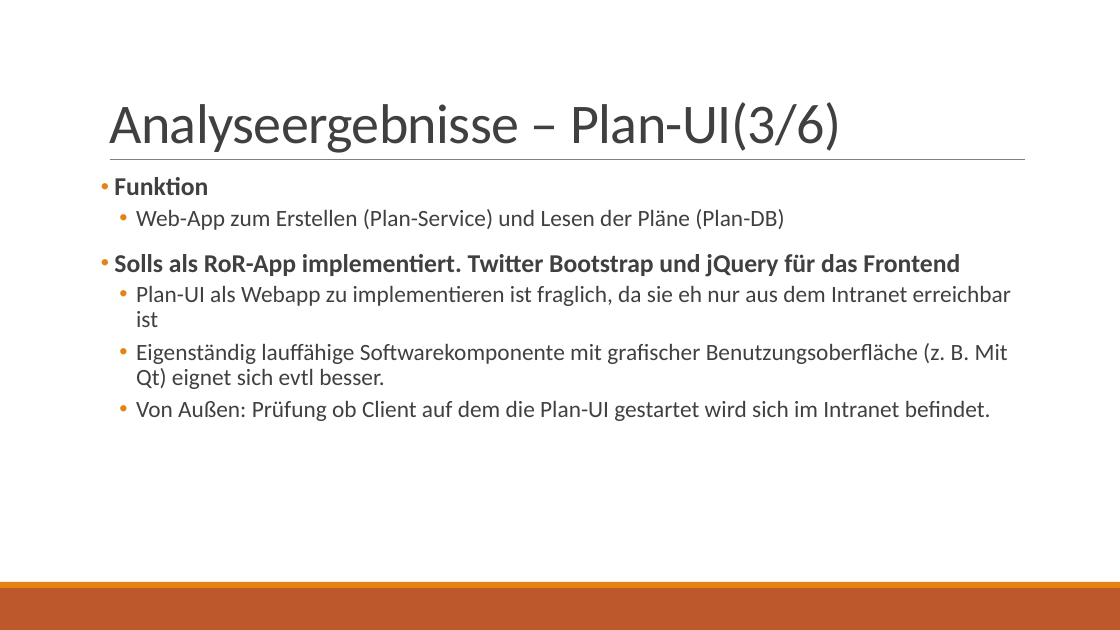
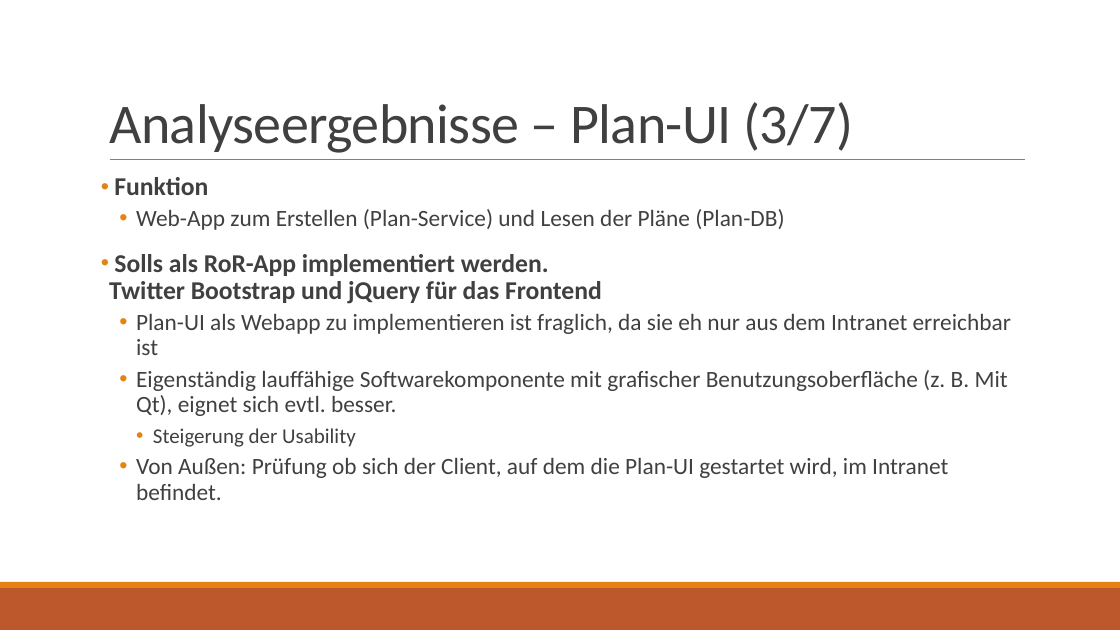
Before and after one commit to jnk111/AI_Praktikum, a slide deck: slide 4 of Aufgaben/P4/Loesung/Wochenplansoftware - Architekturbewertung.pptx. Drawn at 1120x630 pixels with LibreOffice and Linux fonts; fonts in the diff are those of the drawing. Boxes give left, top, right and bottom in pixels: in the first picture for what was removed or moved away, otherwise in the second. Text is boxed around its words. In the diff, an @@ line names an element or a change of style, - is before the commit and + after.

```diff
--- a/Aufgaben/P4/Loesung/Wochenplansoftware - Architekturbewertung.pptx
+++ b/Aufgaben/P4/Loesung/Wochenplansoftware - Architekturbewertung.pptx
@@ title at [109,102,853,153]: text changed @@
-Analyseergebnisse – Plan-UI(3/6)
+Analyseergebnisse – Plan-UI (3/7)
@@ text at [109,254,602,304]: text changed @@
-• Solls als RoR-App implementiert. Twitter Bootstrap und jQuery für das Frontend
+• Solls als RoR-App implementiert werden.
+  Twitter Bootstrap und jQuery für das Frontend
@@ text at [136,370,1008,500]: text changed @@
-  • Eigenständig lauffähige Softwarekomponente mit grafischer Benutzungsoberfläche (z. B. Mit Qt) eignet sich evtl besser.
-  • Von Außen: Prüfung ob Client auf dem die Plan-UI gestartet wird sich im Intranet befindet.
+  • Eigenständig lauffähige Softwarekomponente mit grafischer Benutzungsoberfläche (z. B. Mit Qt), eignet sich evtl. besser.
+    • Steigerung der Usability
+  • Von Außen: Prüfung ob sich der Client, auf dem die Plan-UI gestartet wird, im Intranet befindet.
```
Also in this commit, not shown: 11 other slides changed, 2 slides added, 1 other file.
